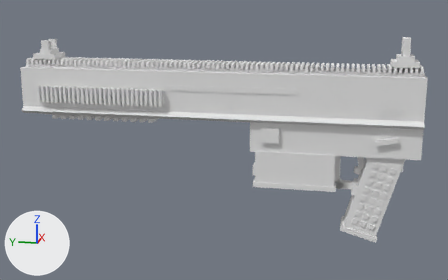
The OBJ model src/main/resources/assets/mareeletrica/models/block/paint_scar_view_0.obj as it was, and as the next commit left it.
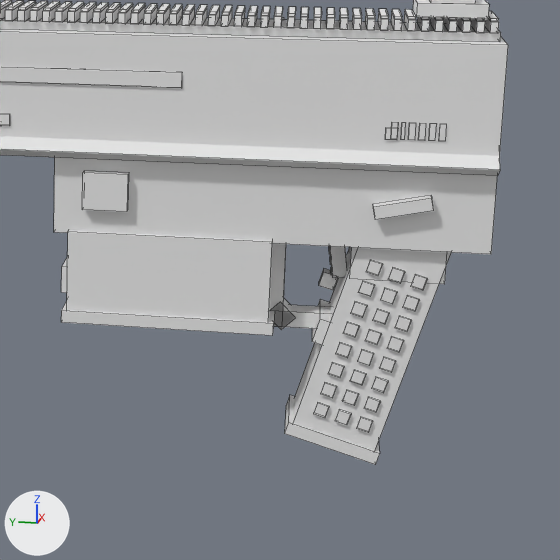
There are two pictures of each version: one whole from a camera (50 mm lens) standing at (-2.347, -0.548, 1.091) and looking at (0.501, 0.021, 0.379), one close up on the part from 51% to 100% of the width and 22% to 100% of the height. Lighting does not change. The marker at lower left points along +X, +Y and +Z. The last two pictures show the newer version. The close-ups show mesh edges as thin lines. Where no turn or scale is listed for an object, it has been applied to the vertices. Vertices at exactly the same position are counted once.

Names of what the first close-up shows: 'paint_scar_view_0'.
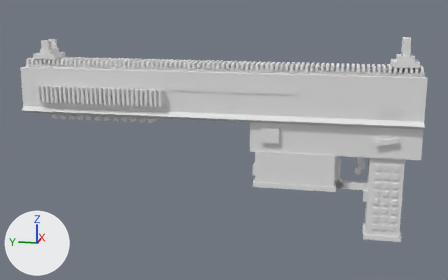
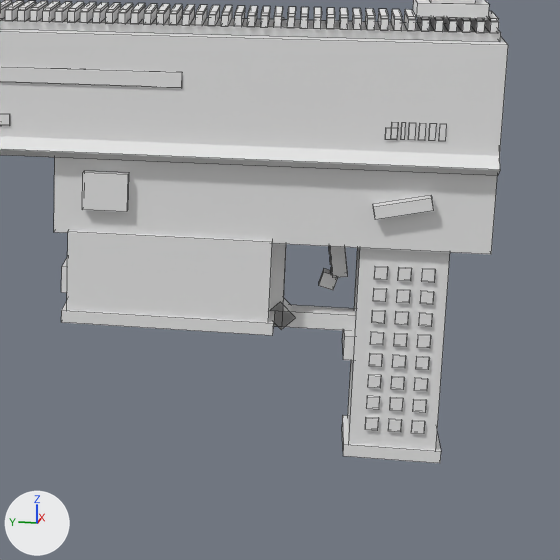
Location of each change, [x1, y1, x2, y2] in pixels of the close-ups (560 x 560 px; the box of a moved part takes in the faces that stretch with it):
'paint_scar_view_0', reshaped
    before: [0, 0, 508, 465]
    after: [0, 0, 508, 463]
part 1 of me_paint_scar_view_0, moved or reshaped
    before: [293, 248, 451, 451]
    after: [347, 248, 450, 450]
part 2 of me_paint_scar_view_0, moved or reshaped
    before: [285, 395, 380, 465]
    after: [342, 416, 441, 463]
part 3 of me_paint_scar_view_0, moved or reshaped
    before: [312, 299, 330, 345]
    after: [342, 329, 355, 361]
part 4 of me_paint_scar_view_0, moved or reshaped
    before: [357, 417, 373, 433]
    after: [411, 420, 425, 434]
part 5 of me_paint_scar_view_0, moved or reshaped
    before: [372, 377, 388, 393]
    after: [413, 399, 427, 413]
part 6 of me_paint_scar_view_0, moved or reshaped
    before: [395, 316, 412, 332]
    after: [414, 378, 428, 391]
part 7 of me_paint_scar_view_0, moved or reshaped
    before: [403, 295, 419, 311]
    after: [416, 356, 430, 370]
part 8 of me_paint_scar_view_0, moved or reshaped
    before: [411, 275, 428, 291]
    after: [417, 335, 431, 348]
part 9 of me_paint_scar_view_0, moved or reshaped
    before: [351, 301, 367, 317]
    after: [419, 313, 433, 327]
part 10 of me_paint_scar_view_0, moved or reshaped
    before: [358, 281, 375, 297]
    after: [420, 291, 434, 305]
part 11 of me_paint_scar_view_0, moved or reshaped
    before: [366, 260, 383, 276]
    after: [422, 269, 436, 283]
part 12 of me_paint_scar_view_0, moved or reshaped
    before: [335, 409, 351, 425]
    after: [388, 419, 402, 432]
part 13 of me_paint_scar_view_0, moved or reshaped
    before: [342, 390, 359, 406]
    after: [390, 397, 403, 411]
part 14 of me_paint_scar_view_0, moved or reshaped
    before: [328, 362, 344, 378]
    after: [391, 376, 405, 390]
part 15 of me_paint_scar_view_0, moved or reshaped
    before: [336, 342, 352, 358]
    after: [392, 355, 406, 368]
part 16 of me_paint_scar_view_0, moved or reshaped
    before: [343, 322, 359, 338]
    after: [395, 311, 409, 325]
part 17 of me_paint_scar_view_0, deleted
    before: [314, 402, 329, 418]
part 18 of me_paint_scar_view_0, deleted
    before: [321, 382, 337, 398]
part 19 of me_paint_scar_view_0, moved or reshaped
    before: [349, 247, 446, 413]
    after: [365, 266, 412, 431]

The change, as a list of edits to the scene's bpy script:
```text
Change me_paint_scar_view_0:
    used by ob_paint_scar_view_0; location = (0.0, 0.0, 0.0)
    remove me_paint_scar_view_0.from_pydata(...)  # 2822 vertices, 2111 faces; spans x 0.37..0.63, y -0.88..1.01, z -0.06..0.88
    add me_paint_scar_view_0.from_pydata(...)  # 2814 vertices, 2105 faces; spans x 0.37..0.63, y -0.88..1.01, z -0.05..0.88
    me_paint_scar_view_0 part 1: the loose piece of 8 vertices spanning x 0.43..0.57, y -0.83..-0.56, z -0.04..0.42 is turned -16 degrees about the x axis through its middle and scaled by 0.907, then moved by (0.0, -0.05, -0.03)
    me_paint_scar_view_0 part 2: the loose piece of 8 vertices spanning x 0.43..0.57, y -0.72..-0.55, z -0.06..0.01 is turned -16 degrees about the x axis through its middle, then moved by (0.0, -0.11, -0.01)
    me_paint_scar_view_0 part 3: the loose piece of 8 vertices spanning x 0.44..0.56, y -0.63..-0.59, z 0.16..0.21 is moved by (0.0, -0.05, -0.03)
    me_paint_scar_view_0 part 4: the loose piece of 8 vertices spanning x 0.43, y -0.7..-0.67, z 0.0..0.03 is moved by (0.0, -0.09, 0.0)
    me_paint_scar_view_0 part 5: the loose piece of 8 vertices spanning x 0.43, y -0.72..-0.7, z 0.08..0.11 is moved by (0.0, -0.07, -0.03)
    me_paint_scar_view_0 part 6: the loose piece of 8 vertices spanning x 0.43, y -0.76..-0.73, z 0.2..0.22 is moved by (0.0, -0.04, -0.11)
    me_paint_scar_view_0 part 7: the loose piece of 8 vertices spanning x 0.43, y -0.77..-0.74, z 0.24..0.26 is moved by (0.0, -0.03, -0.11)
    me_paint_scar_view_0 part 8: the loose piece of 8 vertices spanning x 0.43, y -0.78..-0.75, z 0.28..0.3 is moved by (0.0, -0.02, -0.11)
    me_paint_scar_view_0 part 9: the loose piece of 8 vertices spanning x 0.43, y -0.68..-0.65, z 0.22..0.25 is moved by (0.0, -0.12, -0.01)
    me_paint_scar_view_0 part 10: the loose piece of 8 vertices spanning x 0.43, y -0.69..-0.66, z 0.26..0.29 is moved by (0.0, -0.1, -0.01)
    me_paint_scar_view_0 part 11: the loose piece of 8 vertices spanning x 0.43, y -0.7..-0.67, z 0.3..0.33 is moved by (0.0, -0.09, -0.01)
    me_paint_scar_view_0 part 12: the loose piece of 8 vertices spanning x 0.43, y -0.66..-0.64, z 0.01..0.04 is moved by (0.0, -0.09, -0.01)
    me_paint_scar_view_0 part 13: the loose piece of 8 vertices spanning x 0.43, y -0.67..-0.65, z 0.05..0.08 is moved by (0.0, -0.08, -0.01)
    me_paint_scar_view_0 part 14: the loose piece of 8 vertices spanning x 0.43, y -0.65..-0.62, z 0.1..0.13 is moved by (0.0, -0.11, -0.02)
    me_paint_scar_view_0 part 15: the loose piece of 8 vertices spanning x 0.43, y -0.66..-0.63, z 0.14..0.17 is moved by (0.0, -0.1, -0.01)
    me_paint_scar_view_0 part 16: the loose piece of 8 vertices spanning x 0.43, y -0.67..-0.64, z 0.18..0.21 is moved by (0.0, -0.09, 0.03)
    me_paint_scar_view_0 part 17: the loose piece of 8 vertices spanning x 0.43, y -0.62..-0.6, z 0.02..0.05 is deleted
    me_paint_scar_view_0 part 18: the loose piece of 8 vertices spanning x 0.43, y -0.64..-0.61, z 0.06..0.09 is deleted
    me_paint_scar_view_0 part 19: 20 vertices moved from x 0.43..0.57, y -0.73..-0.7, z 0.04..0.24 to x 0.43..0.57, y -0.73..-0.69, z 0.05..0.23; 80 vertices removed from x 0.43..0.57, y -0.81..-0.65, z 0.09..0.36; 96 vertices added at x 0.43..0.57, y -0.75..-0.69, z 0.01..0.31
    other edits to the shape of me_paint_scar_view_0 do not show in these pictures
```
